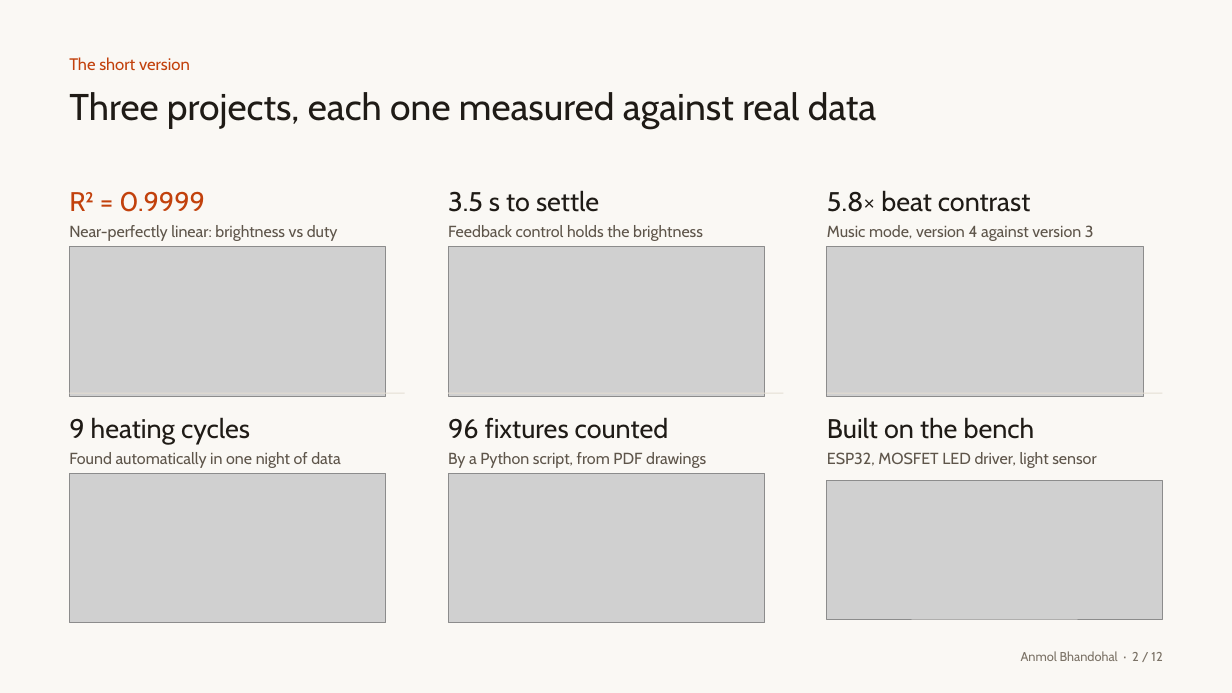
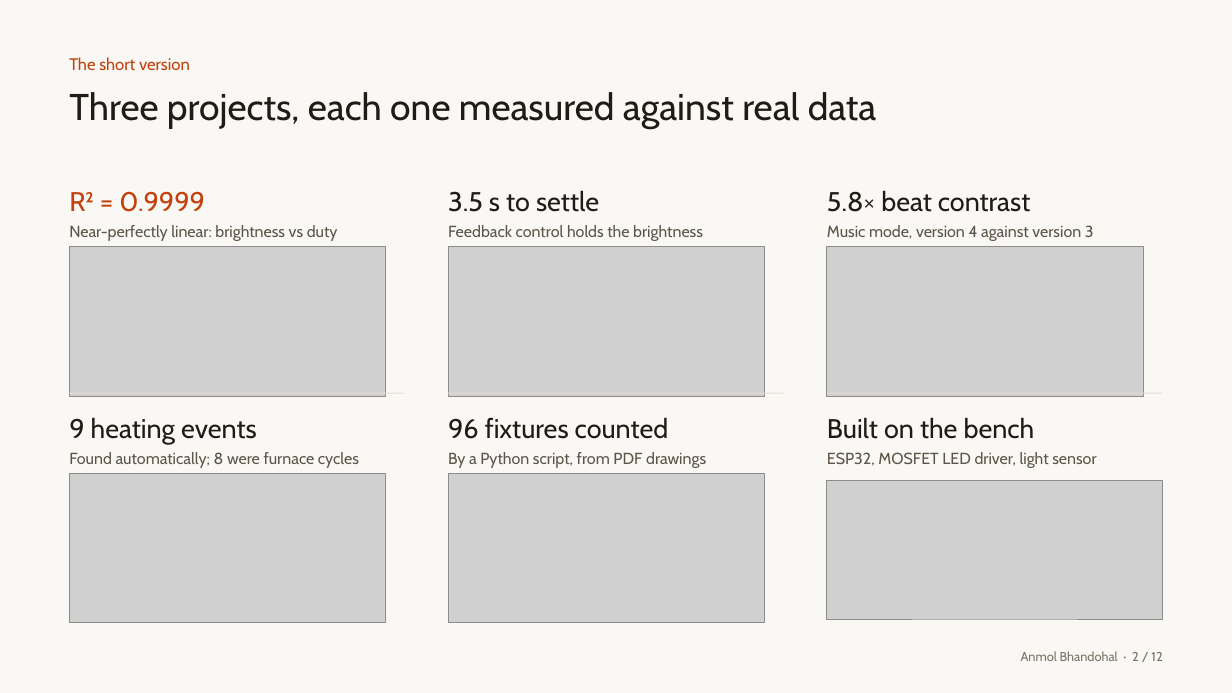
Before and after one commit to AnmolBhandohal/anmol-portfolio, a slide deck: slide 2 of docs/files/Projects_Deck.pptx. Drawn at 1232x693 pixels with LibreOffice and Linux fonts; fonts in the diff are those of the drawing; grey boxes stand for pictures. Boxes give left, top, right and bottom in pixels: in the first picture for what was removed or moved away, otherwise in the second. Text is boxed around its words. In the diff, an @@ line names an element or a change of style, - is before the commit and + after.

Commit message:
Project deck v2: consistent heating-event wording; slide previews refreshed

```diff
--- a/docs/files/Projects_Deck.pptx
+++ b/docs/files/Projects_Deck.pptx
@@ text at [69,417,257,444]: text changed @@
-9 heating cycles
+9 heating events
@@ text at [69,452,359,468]: text changed @@
-Found automatically in one night of data
+Found automatically; 8 were furnace cycles
```
Also in this commit, not shown: 1 other slide changed, 3 other files.
